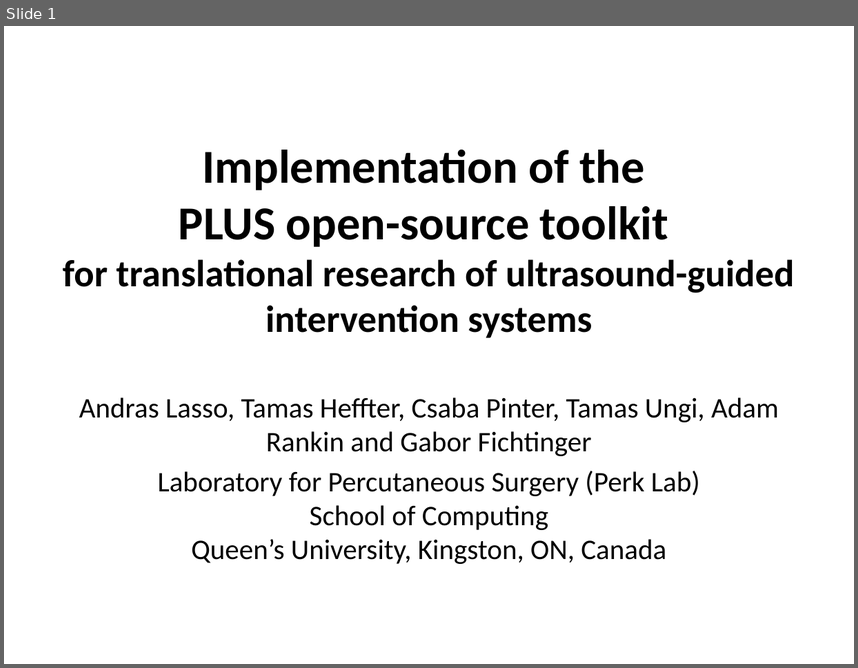
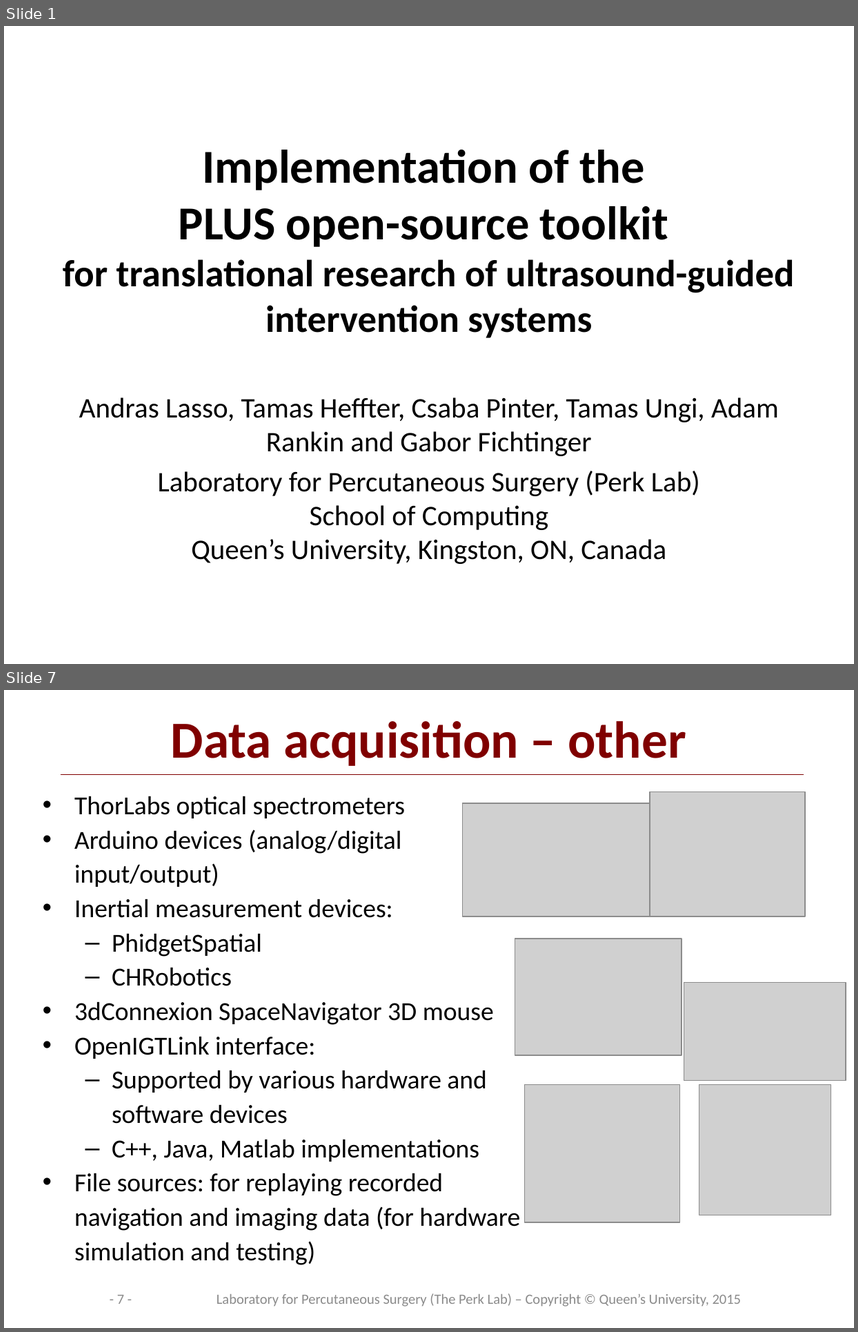
Before and after one commit to PlusToolkit/PlusDoc, a slide deck: overview/PlusOverview.pptx. Shown one above the other, each under a label of ours: slide 1 before the commit, slides 1 and 7 after it; the slides between them are not shown. The pictures are 858x668 and 858x1332 pixels, drawn with LibreOffice and Linux fonts; fonts in the diff are those of the drawing; grey boxes stand for pictures; background and template pictures are left out. Boxes give left, top, right and bottom in pixels: in the first picture for what was removed or moved away, otherwise in the second. Text is boxed around its words. In the diff, an @@ line names an element or a change of style, - is before the commit and + after.

Commit message:
re #712: Updated Plus overview presentations (surgical microscope, spectrometer, 4D US support)

```diff
--- a/overview/PlusOverview.pptx
+++ b/overview/PlusOverview.pptx
@@ slide 7 added at (x1=4, y1=690, x2=854, y2=1328), background #FFFFFF @@
@@ title added at (x1=171, y1=721, x2=686, y2=766), 44 pt, text #800000, bold @@
+Data acquisition – other
@@ line added from (61, 774) to (804, 774), #800000 0.75 pt @@
@@ picture added at (x1=650, y1=792, x2=806, y2=916) @@
@@ text added at (x1=74, y1=796, x2=520, y2=1265), 22 pt, text #000000 @@
+• ThorLabs optical spectrometers
+• Arduino devices (analog/digital input/output)
+• Inertial measurement devices:
+  – PhidgetSpatial
+  – CHRobotics
+• 3dConnexion SpaceNavigator 3D mouse
+• OpenIGTLink interface:
+  – Supported by various hardware and software devices
+  – C++, Java, Matlab implementations
+• File sources: for replaying recorded navigation and imaging data (for hardware simulation and testing)
@@ picture added at (x1=462, y1=803, x2=661, y2=916) @@
@@ picture added at (x1=515, y1=938, x2=682, y2=1055) @@
@@ picture added at (x1=684, y1=983, x2=846, y2=1080) @@
@@ picture added at (x1=524, y1=1085, x2=680, y2=1222) @@
@@ picture added at (x1=700, y1=1085, x2=831, y2=1215) @@
@@ page number added at (x1=117, y1=1294, x2=124, y2=1303), 12 pt, text #8C8C8C @@
+- 7 -
@@ text added at (x1=217, y1=1293, x2=742, y2=1306), 12 pt, text #8C8C8C @@
+Laboratory for Percutaneous Surgery (The Perk Lab) – Copyright © Queen’s University, 2015
```
Also in this commit, not shown: 20 slides changed, 2 other slides added.
